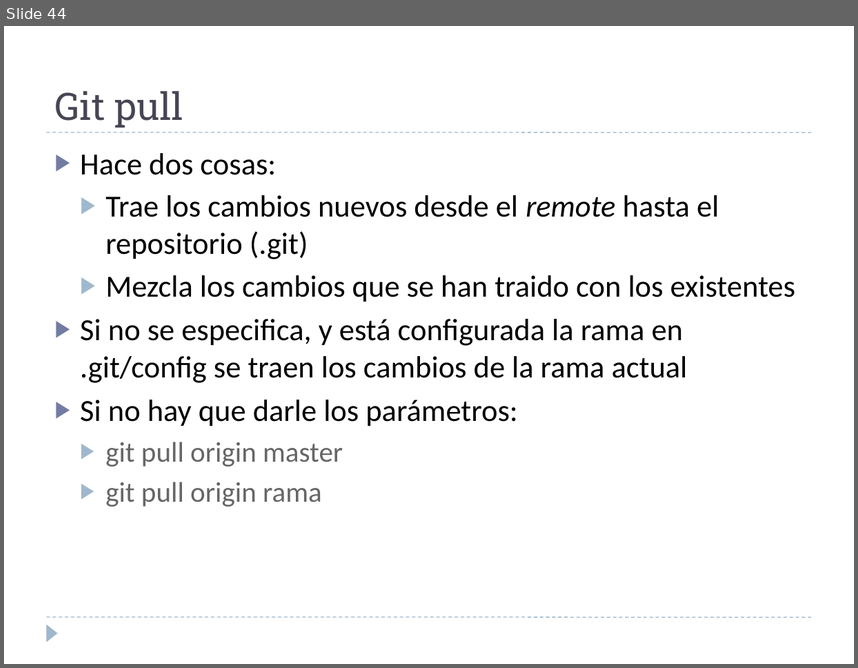
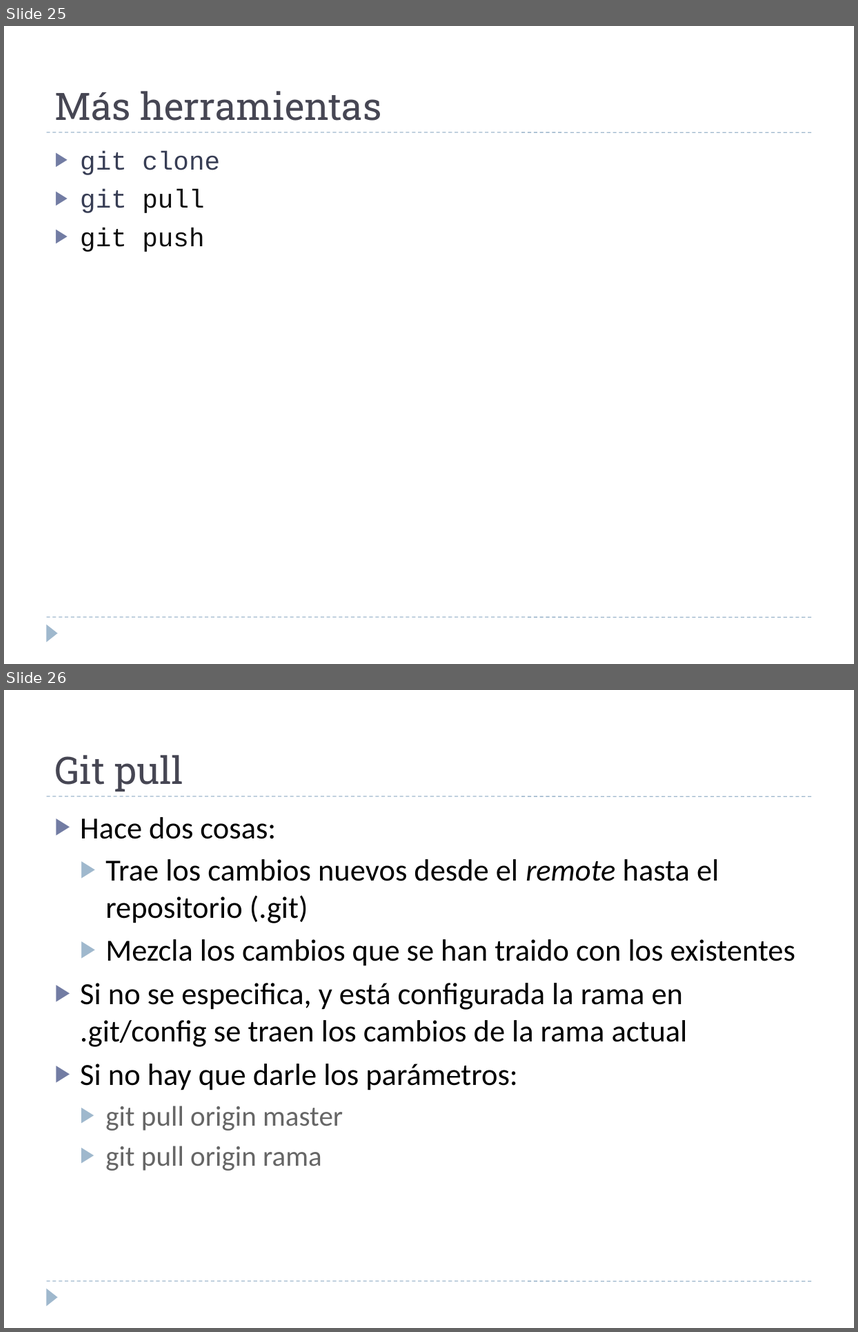
Before and after one commit to martina-if/curso_git, a slide deck: GIT.ppt. Shown one above the other, each under a label of ours: slide 44 before the commit, slides 25 and 26 after it. The pictures are 858x668 and 858x1332 pixels, drawn with LibreOffice and Linux fonts; fonts in the diff are those of the drawing. Boxes give left, top, right and bottom in pixels: in the first picture for what was removed or moved away, otherwise in the second. Text is boxed around its words. In the diff, an @@ line names an element or a change of style, - is before the commit and + after.

```diff
--- a/GIT.ppt
+++ b/GIT.ppt
@@ slide 25 added at bbox=[4, 26, 854, 664], background #FFFFFF; not listed: 3 template elements that a slide beside it also shows @@
@@ text added at bbox=[55, 91, 382, 121], 32 pt, text #464653 @@
+Más herramientas
@@ text added at bbox=[80, 151, 220, 252], 22 pt, text #373D54 @@
+▶ git clone
+▶ git pull
+▶ git push
@@ what was slide 44 is now slide 26 @@
```
Also in this commit, not shown: 3 other slides added, 6 slides removed.
